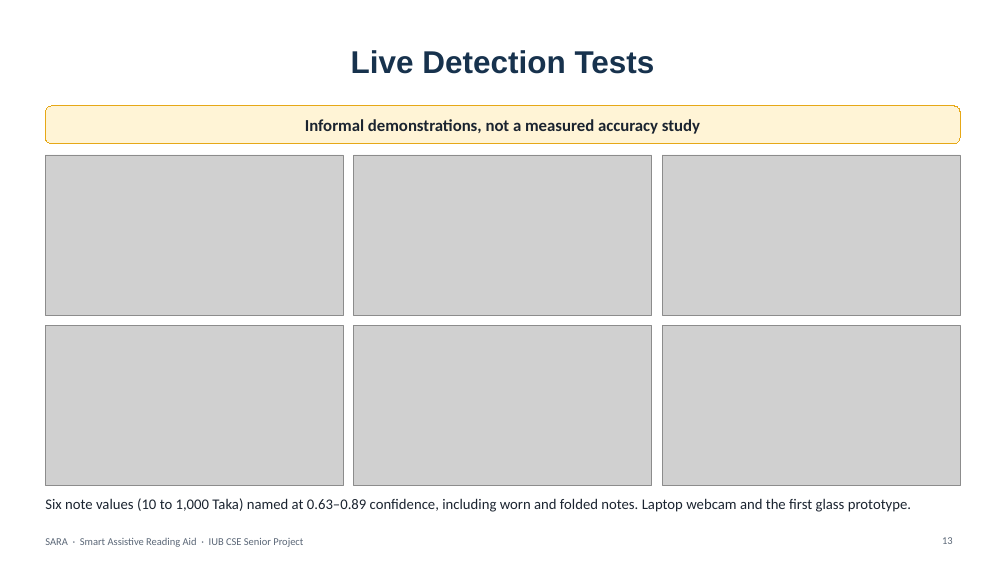
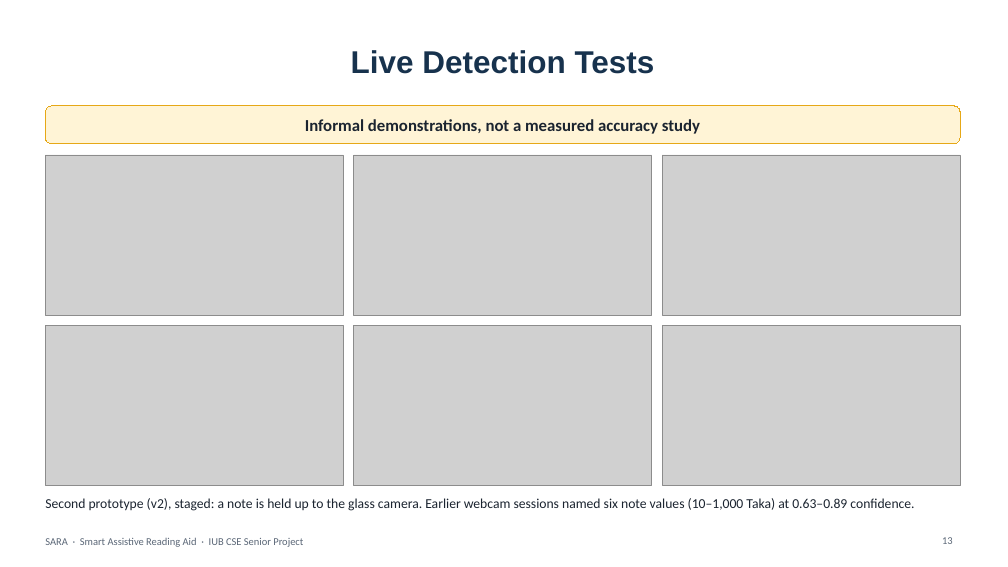
Before and after one commit to aflam330/Senior_project_wearable_glass_for_blind_people_using_ocr_and_ylo, a slide deck: slide 13 of Thesis Report and paper/thesis report/slides/SARA_Presentation.pptx. Drawn at 1008x567 pixels with LibreOffice and Linux fonts; fonts in the diff are those of the drawing; grey boxes stand for pictures; background and template pictures are left out. Boxes give left, top, right and bottom in pixels: in the first picture for what was removed or moved away, otherwise in the second. Text is boxed around its words. In the diff, an @@ line names an element or a change of style, - is before the commit and + after.

```diff
--- a/Thesis Report and paper/thesis report/slides/SARA_Presentation.pptx
+++ b/Thesis Report and paper/thesis report/slides/SARA_Presentation.pptx
@@ text at [45,498,914,511]: text changed; size 14 to 13 pt @@
-Six note values (10 to 1,000 Taka) named at 0.63–0.89 confidence, including worn and folded notes. Laptop webcam and the first glass prototype.
+Second prototype (v2), staged: a note is held up to the glass camera. Earlier webcam sessions named six note values (10–1,000 Taka) at 0.63–0.89 confidence.
```
Also in this commit, not shown: 11 other files.
